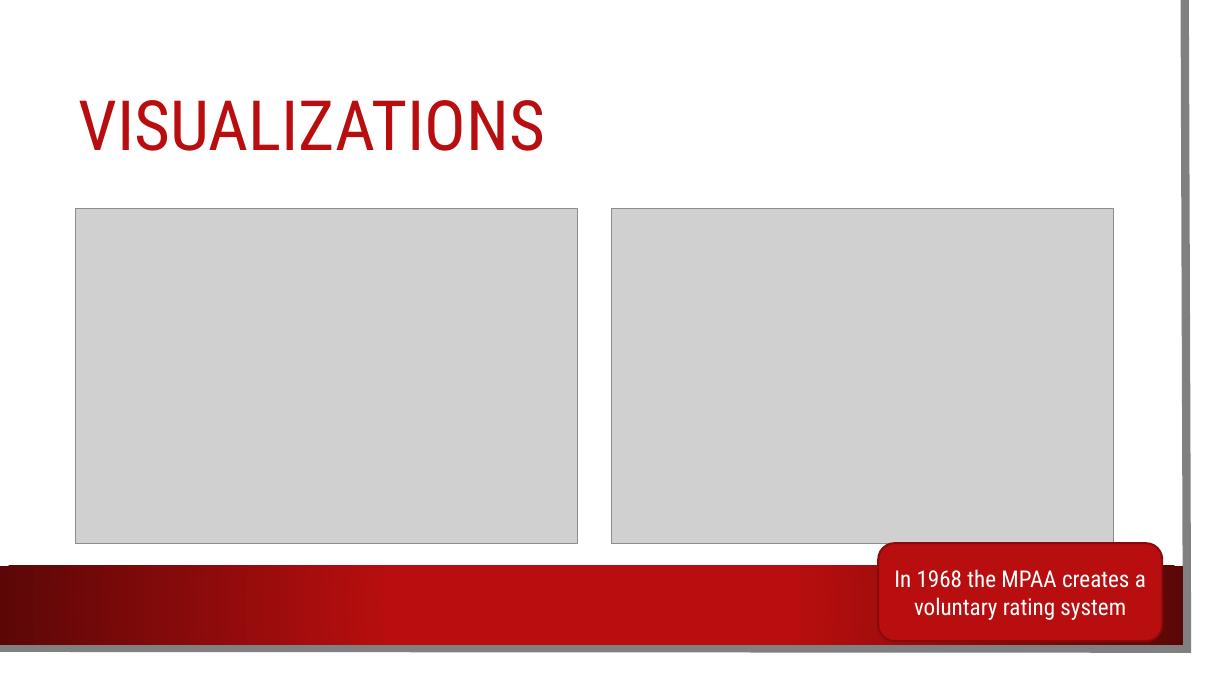
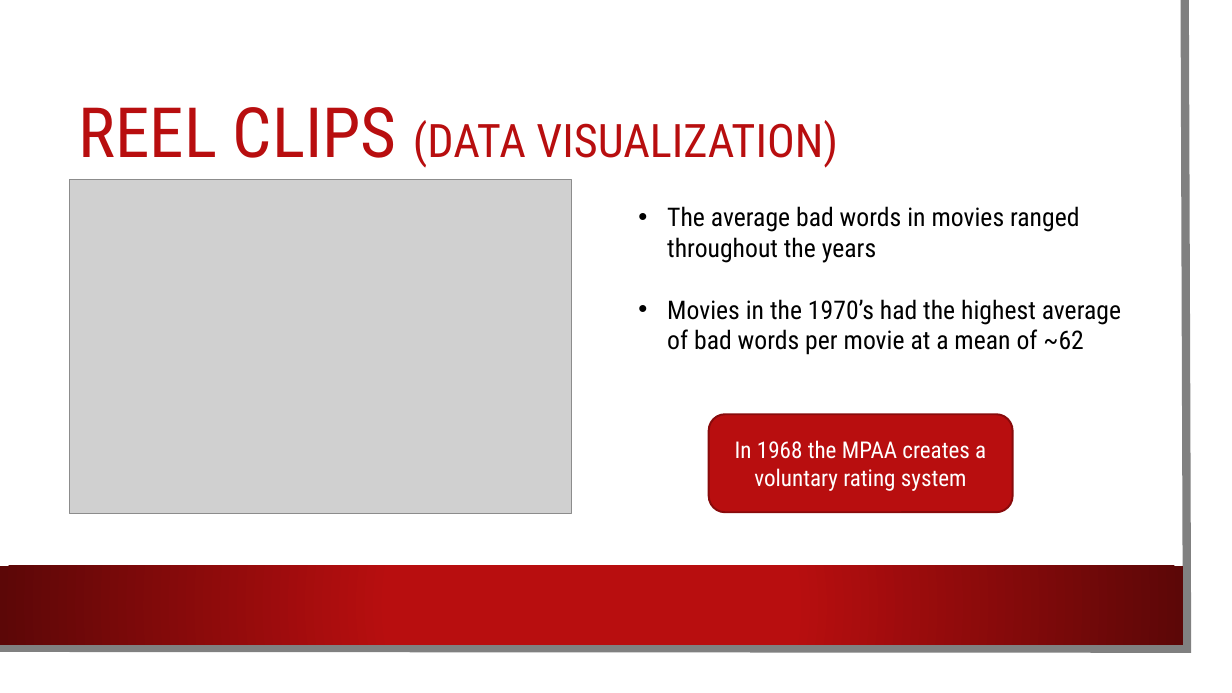
Before and after one commit to gilliangadiano/ETL-Project, a slide deck: slide 7 of ETL Presentation.pptx (slide 6 before the commit). Drawn at 1232x693 pixels with LibreOffice and Linux fonts; fonts in the diff are those of the drawing; grey boxes stand for pictures; background and template pictures are left out. Boxes give left, top, right and bottom in pixels: in the first picture for what was removed or moved away, otherwise in the second. Text is boxed around its words. In the diff, an @@ line names an element or a change of style, - is before the commit and + after.

```diff
--- a/ETL Presentation.pptx
+++ b/ETL Presentation.pptx
@@ title at <box>79,107,838,168</box>: text changed; size 54 to 36 pt @@
-VISUALIZATIONS
+REEL CLIPS (DATA VISUALIZATION)
@@ picture: place and size @@
-picture at <box>76,209,578,543</box>
+picture at <box>69,179,571,514</box>
@@ picture removed at <box>612,209,1114,543</box> @@
@@ text added at <box>667,206,1121,355</box>, 20 pt, text #000000 @@
+• The average bad words in movies ranged throughout the years
+• Movies in the 1970’s had the highest average of bad words per movie at a mean of ~62
@@ rounded rectangle "In 1968 the MPAA creates ...": place and size @@
-rounded rectangle "In 1968 the MPAA creates ..." at <box>878,543,1162,641</box>
+rounded rectangle "In 1968 the MPAA creates ..." at <box>709,414,1013,512</box>
```
Also in this commit, not shown: 7 other slides changed, 2 slides added, 2 other files.
